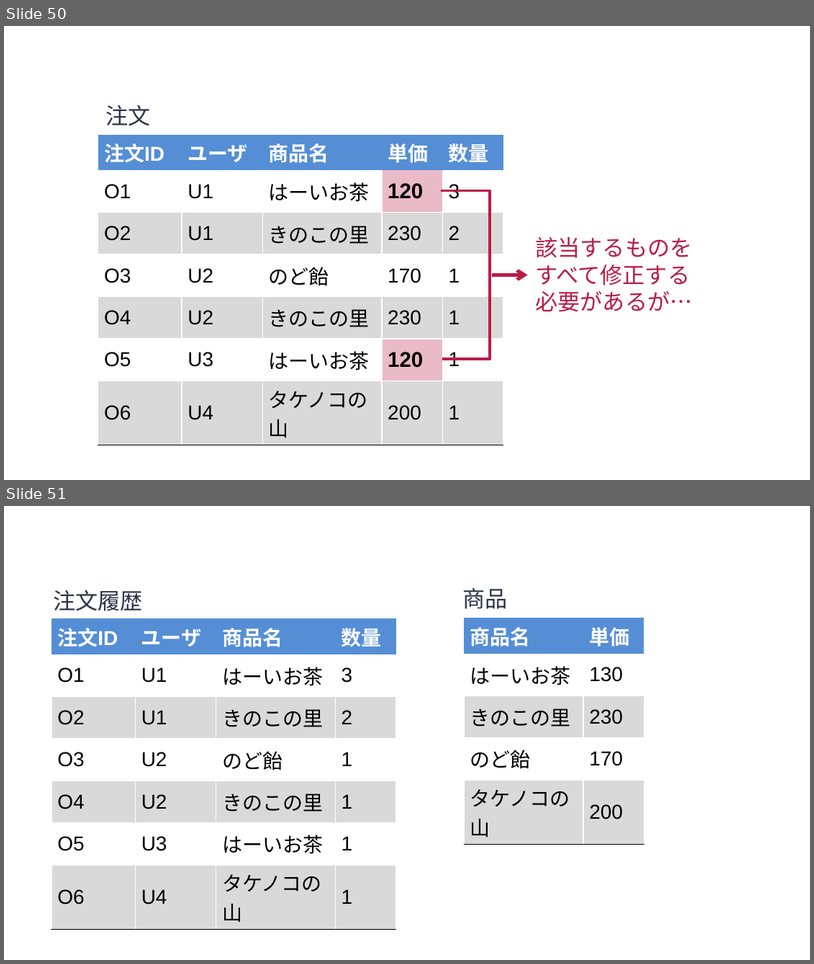
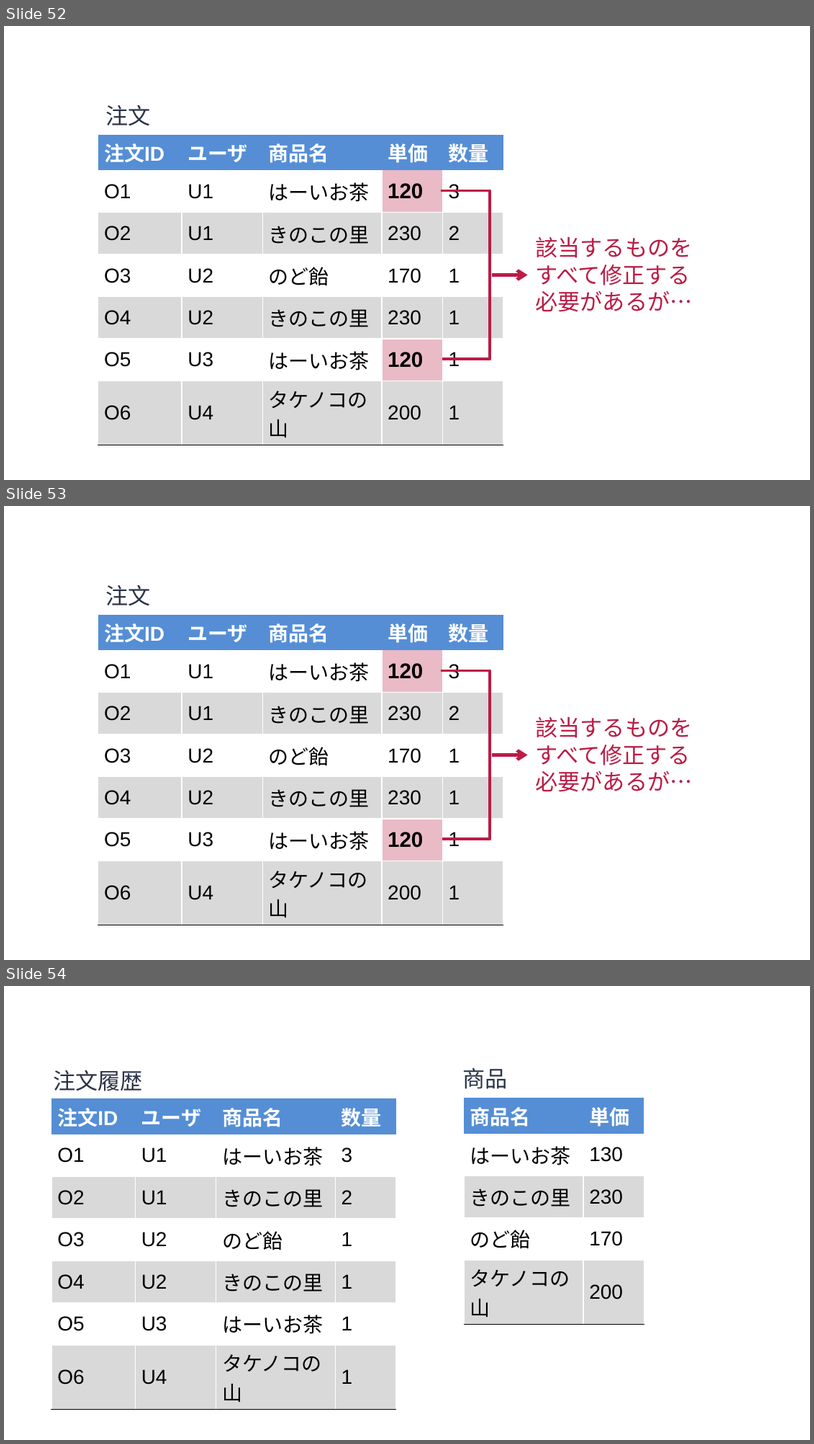
Before and after one commit to trycycle/database-textbook-draft, a slide deck: figure/__material/ppt/図表集-2026.pptx. Shown one above the other, each under a label of ours: slides 50 and 51 before the commit, slides 52, 53 and 54 after it. The pictures are 814x964 and 814x1444 pixels, drawn with LibreOffice and Linux fonts; fonts in the diff are those of the drawing. Boxes give left, top, right and bottom in pixels: in the first picture for what was removed or moved away, otherwise in the second. Text is boxed around its words. In the diff, an @@ line names an element or a change of style, - is before the commit and + after.

```diff
--- a/figure/__material/ppt/図表集-2026.pptx
+++ b/figure/__material/ppt/図表集-2026.pptx
@@ slide 53 added at (x1=4, y1=506, x2=810, y2=960), background #FFFFFF @@
@@ text added at (x1=106, y1=584, x2=151, y2=606), 20 pt, text #2B3348 @@
+注文
@@ table added at (x1=98, y1=614, x2=503, y2=920), 7 rows, 5 columns @@
+注文ID | ユーザ | 商品名 | 単価 | 数量
+O1 | U1 | はーいお茶 | 120 | 3
+O2 | U1 | きのこの里 | 230 | 2
+O3 | U2 | のど飴 | 170 | 1
+O4 | U2 | きのこの里 | 230 | 1
+O5 | U3 | はーいお茶 | 120 | 1
+O6 | U4 | タケノコの山 | 200 | 1
@@ elbow line added from (441, 670) to (442, 839), #BA1C47 2.5 pt @@
@@ text added at (x1=536, y1=717, x2=693, y2=792), 20 pt, text #BA1C47 @@
+該当するものを
+すべて修正する
+必要があるが…
@@ arrow added from (492, 755) to (528, 755), #BA1C47 3 pt @@
@@ what was slide 50 is now slide 52 @@
@@ what was slide 51 is now slide 54 @@
```
Also in this commit, not shown: 3 slides changed, 6 other slides added, 29 other files.
